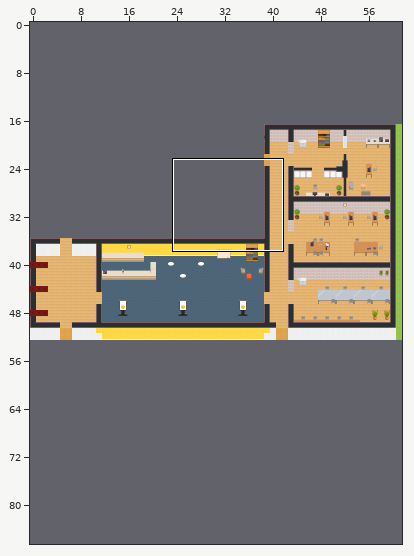
Tiled map (JSON) -- map.tmj. The picture above shows the old version from afar; the outline marks the close-up.
Close-up. The starting point:
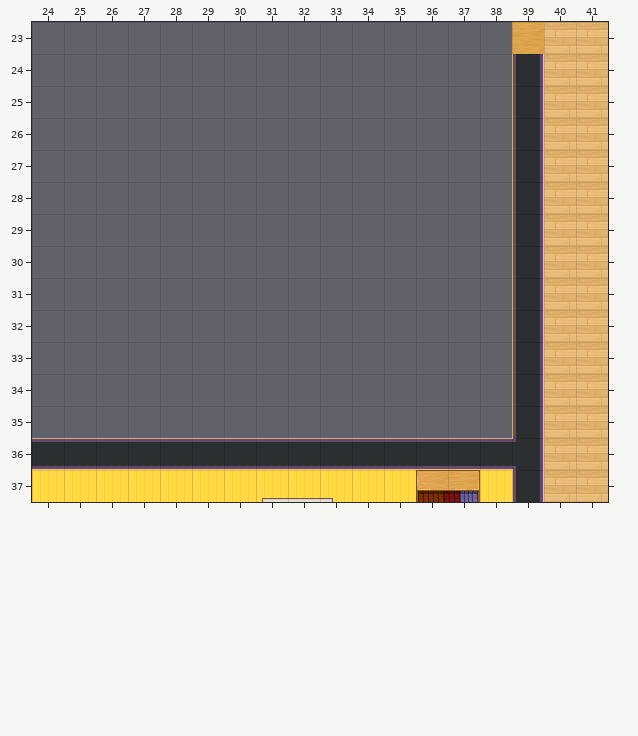
Cells are 32x32 px. Shown: x 24..41, y 23..37. The commit also changed other parts of the map, which this record leaves out.
New version:
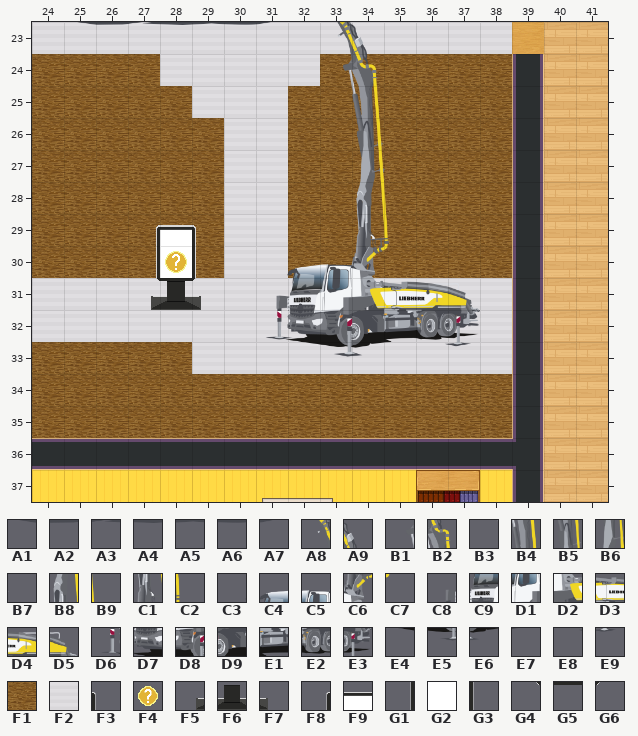
Key: from "Liebbher_big_2": A1 1800, A2 1801, A3 1802, A4 1803, A5 1804, A6 1805, A7 1806, A8 3372, A9 3373, B1 3452, B2 3453, B3 3532, B4 3533, B5 3613, B6 3693, B7 3694, B8 3773, B9 3774, C1 3853, C2 3854, C3 3930, C4 3931, C5 3932, C6 3933, C7 3934, C8 4010, C9 4011, D1 4012, D2 4013, D3 4014, D4 4015, D5 4016, D6 4090, D7 4091, D8 4092, D9 4093, E1 4094, E2 4095, E3 4096, E4 4171, E5 4172, E6 4173, E7 4174, E8 4175, E9 4176; from "WA_Room_Builder": F1 352, F2 358; from "WA_User_Interface": F3 25, F4 105, F5 143, F6 144, F7 145, F8 195, F9 196, G1 208, G2 209, G3 210, G4 221, G5 222, G6 223.
__ is an empty cell.
Diff:
Layer "floor/floor2":
y 23: x 24..38 __ __ __ __ __ __ __ __ __ __ __ __ __ __ __ -> F2 F2 F2 F2 F2 F2 F2 F2 F2 F2 F2 F2 F2 F2 F2
y 24: x 24..38 __ __ __ __ __ __ __ __ __ __ __ __ __ __ __ -> F1 F1 F1 F1 F2 F2 F2 F2 F2 F1 F1 F1 F1 F1 F1
y 25: x 24..38 __ __ __ __ __ __ __ __ __ __ __ __ __ __ __ -> F1 F1 F1 F1 F1 F2 F2 F2 F1 F1 F1 F1 F1 F1 F1
y 26..29: x 24..38 __ __ __ __ __ __ __ __ __ __ __ __ __ __ __ -> F1 F1 F1 F1 F1 F1 F2 F2 F1 F1 F1 F1 F1 F1 F1
y 30: x 24..27 __ __ __ __ -> F1 F1 F1 F1; x 29..38 __ __ __ __ __ __ __ __ __ __ -> F1 F2 F2 F1 F1 F1 F1 F1 F1 F1
y 31..32: x 24..38 __ __ __ __ __ __ __ __ __ __ __ __ __ __ __ -> F2 F2 F2 F2 F2 F2 F2 F2 F2 F2 F2 F2 F2 F2 F2
y 33: x 24..38 __ __ __ __ __ __ __ __ __ __ __ __ __ __ __ -> F1 F1 F1 F1 F1 F2 F2 F2 F2 F2 F2 F2 F2 F2 F2
y 34..35: x 24..38 __ __ __ __ __ __ __ __ __ __ __ __ __ __ __ -> F1 F1 F1 F1 F1 F1 F1 F1 F1 F1 F1 F1 F1 F1 F1
Layer "furniture/furniture1":
y 23: x 25..31 __ __ __ __ __ __ __ -> A1 A2 A3 A4 A5 A6 A7
y 31: x 27..29 __ __ __ -> F5 F6 F7
y 32: x 31..37 __ __ __ __ __ __ __ -> D6 D7 D8 D9 E1 E2 E3
y 33: x 32..37 __ __ __ __ __ __ -> E4 E5 E6 E7 E8 E9
Layer "above/above1":
y 23: x 33..34 __ __ -> A8 A9
y 24: x 33..34 __ __ -> B1 B2
y 25: x 33..34 __ __ -> B3 B4
y 26: x 34 __ -> B5
y 27: x 34..35 __ __ -> B6 B7
y 28: x 34..35 __ __ -> B8 B9
y 29: x 27..29 __ __ __ -> F8 F9 F3; x 34..35 __ __ -> C1 C2
y 30: x 27..29 __ __ __ -> G1 G2 G3; x 31..35 __ __ __ __ __ -> C3 C4 C5 C6 C7
y 31: x 27..29 __ __ __ -> G4 G5 G6; x 31..37 __ __ __ __ __ __ __ -> C8 C9 D1 D2 D3 D4 D5
Layer "above/above2":
y 30: x 28 __ -> F4
